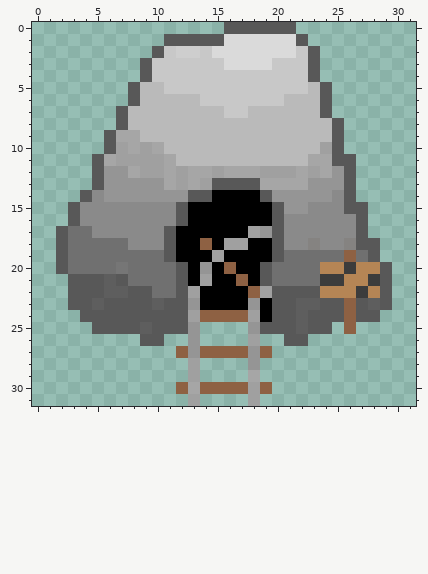
Pixel-art sprite -- android/assets/sprites/mine.png. Above, as it was before the edit.
The file is 32x32 pixels. Pixels under 10% opacity are left out. Colours within 5 levels of each other are drawn and written as one.
New version:
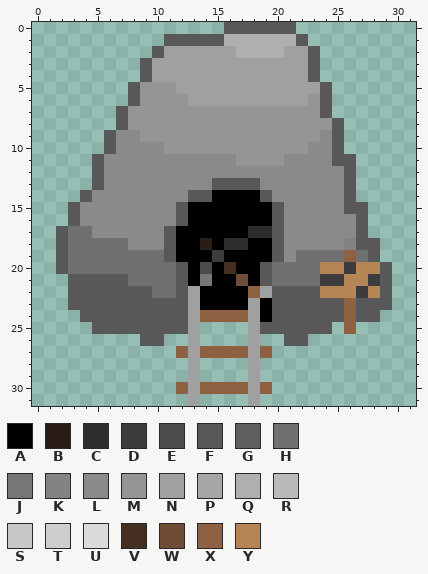
Palette (. is transparent): A #000000  B #2b1d15  C #2e2e2e  D #3c3c3c  E #4b4b4b  F #585858  G #5e5e5e  H #707070  J #767676  K #858381  L #8a8a8a  M #959595  N #a0a0a0  P #a6a6a6  Q #b0afaf  R #bababa  S #c8c8c8  T #cecece  U #dadada  V #442f21  W #6f4c35  X #8e6143  Y #b58555
Changes in this commit:
The author changed colour X to colour B in row 18 at x 14.
The author changed colour M to colour C in row 17 at x 19.
The author changed colour N to colour C in row 17 at x 18; in row 18 at x 16 to 17.
The author changed colour N to colour D in row 19 at x 15.
The author changed colour M to colour E in row 20 at x 14.
The author changed colour G to colour F in row 21 at x 6; in row 22 at x 6 to 7; in row 23 at x 5, 10, 22 to 23 and 28; in row 24 at x 22; in row 25 at x 9 and 22.
The author changed colour J to colour H in row 20 at x 7.
The author changed colour N to colour J in row 21 at x 14.
The author changed colour H to colour L in row 19 at x 21.
The author changed colour K to colour L in row 18 at x 23.
The author changed colour M to colour L in row 12 at x 6 to 7 and 25; in row 13 at x 6 to 10 and 23 to 25; in row 14 at x 6 to 12 and 20 to 24; in row 15 at x 21 to 22.
The author changed colour N to colour L in row 10 at x 7, 9 and 24; in row 11 at x 7 to 10; in row 12 at x 9 to 10, 12, 15, 19 to 21 and 23; in row 13 at x 12 and 14.
The author changed colour P to colour L in row 9 at x 7 to 8; in row 10 at x 8 and 10; in row 11 at x 6, 11 and 23 to 24; in row 12 at x 8, 11, 13 to 14, 16 to 18, 22 and 24; in row 13 at x 11, 13 and 19 to 22.
The author changed colour R to colour L in row 9 at x 24; in row 10 at x 23; in row 11 at x 12 to 16 and 21 to 22.
The author changed colour R to colour M in row 5 at x 9 to 10; in row 6 at x 9 to 12 and 23; in row 7 at x 8 to 15 and 18 to 23; in row 8 at x 8 to 24; in row 9 at x 9 to 23; in row 10 at x 11 to 22.
The author changed colour R to colour M in row 11 at x 17 to 20.
The author changed colour S to colour M in row 5 at x 11; in row 7 at x 16 to 17.
The author changed colour M to colour N in row 23 at x 13 and 18; in row 25 at x 13 and 18; in row 26 at x 13; in row 27 at x 13 and 18; in row 28 at x 18.
The author changed colour P to colour N in row 29 at x 18; in row 30 at x 13.
The author changed colour R to colour N in row 5 at x 23; in row 6 at x 13 and 21 to 22.
The author changed colour S to colour N in row 2 at x 11, 14 and 22; in row 3 at x 10 to 15 and 20 to 22; in row 4 at x 10 to 22; in row 5 at x 12 to 22; in row 6 at x 14 to 20.
The author changed colour T to colour N in row 2 at x 12 to 13.
The author changed colour U to colour N in row 2 at x 15 to 16 and 21; in row 3 at x 16 to 19.
The author changed colour U to colour Q in row 1 at x 16 to 21; in row 2 at x 17 to 20.
The author changed colour X to colour V in row 20 at x 16.
The author changed colour X to colour W in row 21 at x 17.
